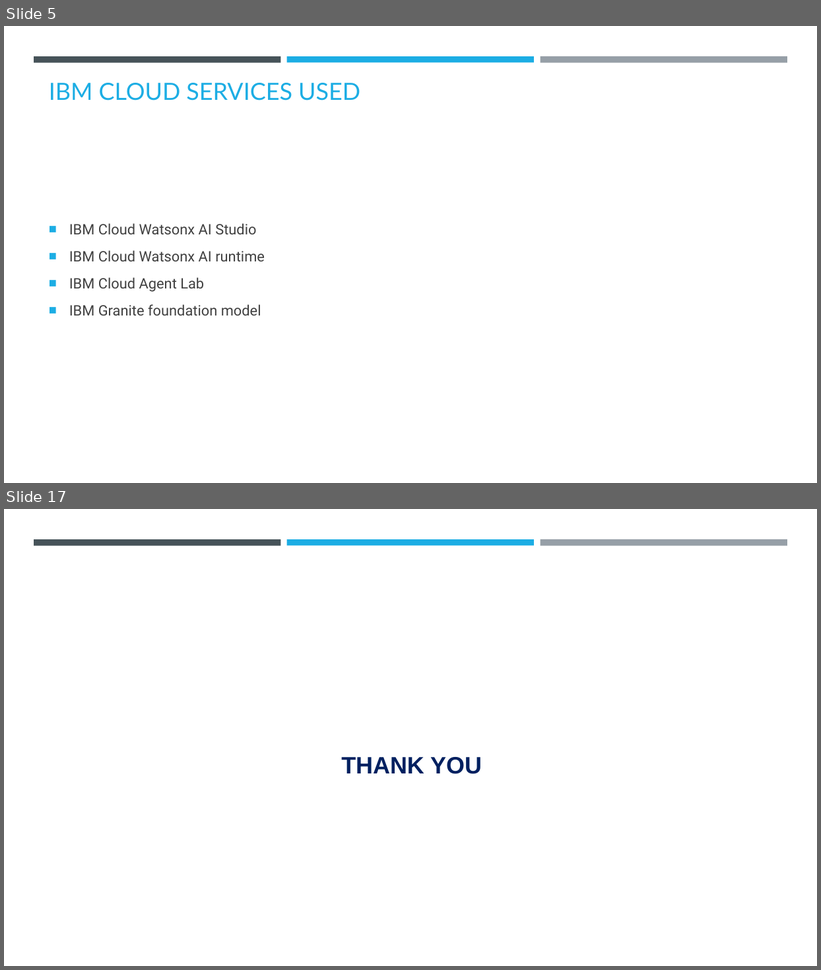
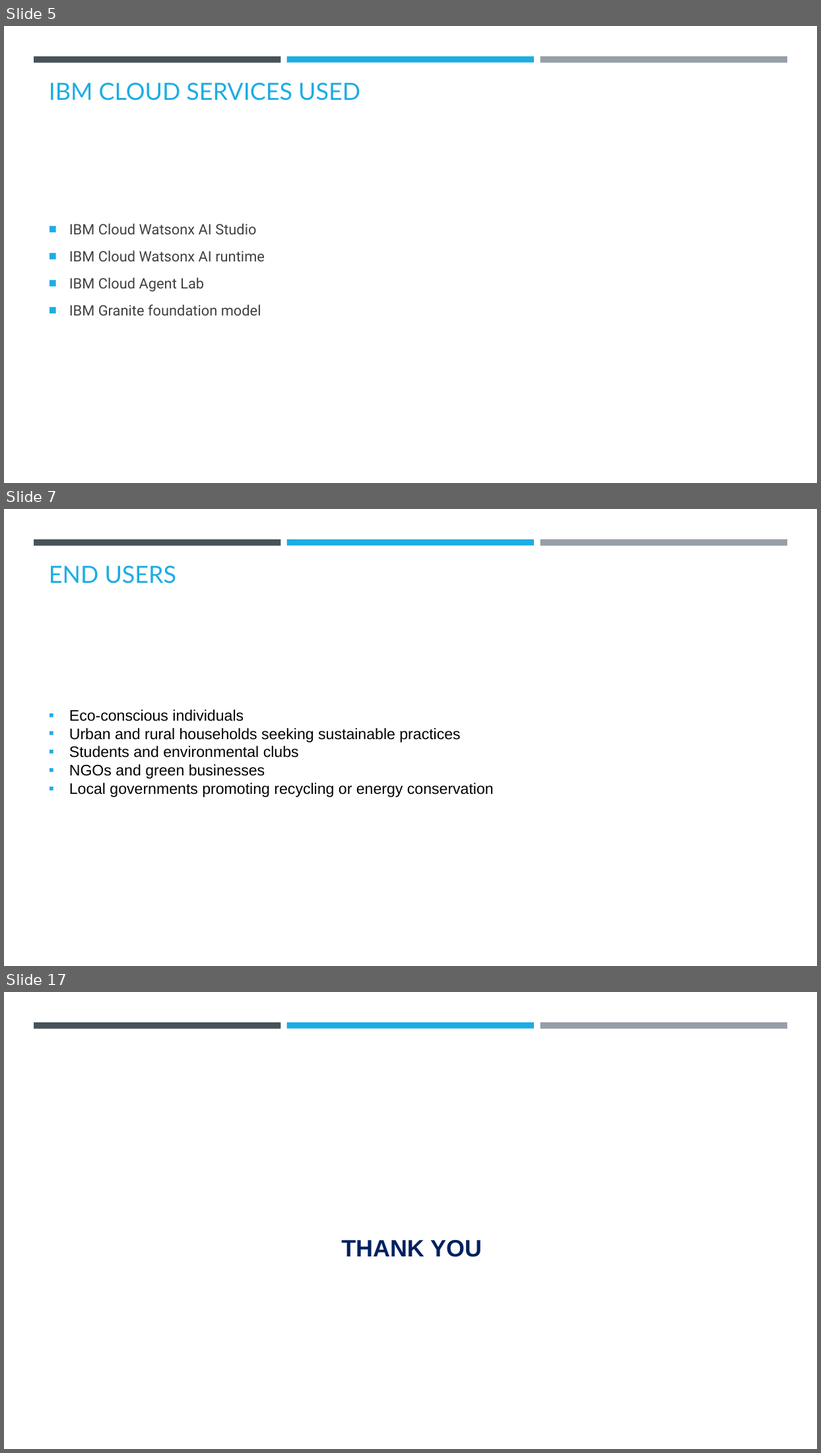
Before and after one commit to Shreyayadav111/ECO_AGENT, a slide deck: ECO_LIFESTYLE(SHREYA YADAV).pptx. Shown one above the other, each under a label of ours: slides 5 and 17 before the commit, slides 5, 7 and 17 after it; the slides between them are not shown. The pictures are 821x970 and 821x1453 pixels, drawn with LibreOffice and Linux fonts; fonts in the diff are those of the drawing; background and template pictures are left out. Boxes give left, top, right and bottom in pixels: in the first picture for what was removed or moved away, otherwise in the second. Text is boxed around its words. In the diff, an @@ line names an element or a change of style, - is before the commit and + after.

```diff
--- a/ECO_LIFESTYLE(SHREYA YADAV).pptx
+++ b/ECO_LIFESTYLE(SHREYA YADAV).pptx
@@ slide 7 added at (4, 509, 817, 966), background #FFFFFF; not listed: 3 template elements that a slide beside it also shows @@
@@ title added at (49, 566, 177, 584), 28 pt, text #1CADE4 @@
+END USERS
@@ text added at (69, 710, 494, 797), 18 pt, text #000000 @@
+▪ Eco-conscious individuals
+▪ Urban and rural households seeking sustainable practices
+▪ Students and environmental clubs
+▪ NGOs and green businesses
+▪ Local governments promoting recycling or energy conservation
```
Also in this commit, not shown: 9 slides changed, 4 other slides added, 5 slides removed, 1 other file.
